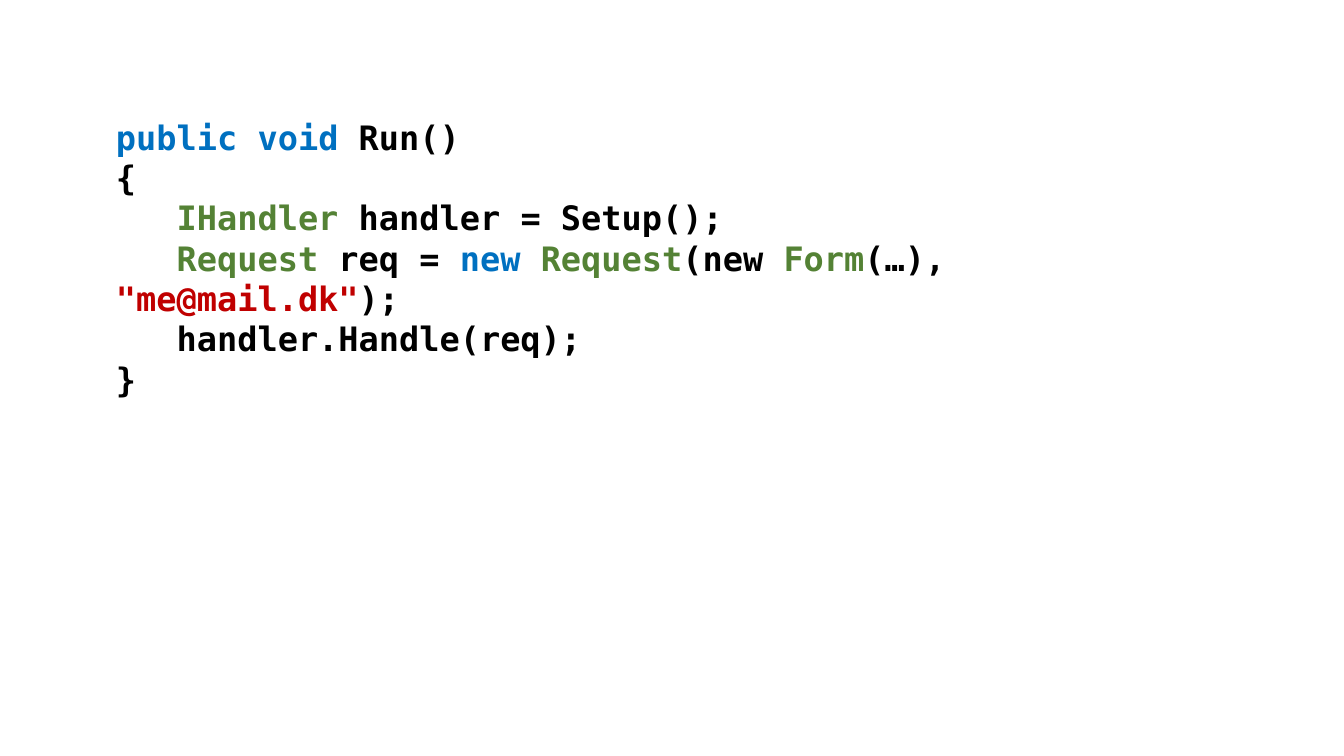
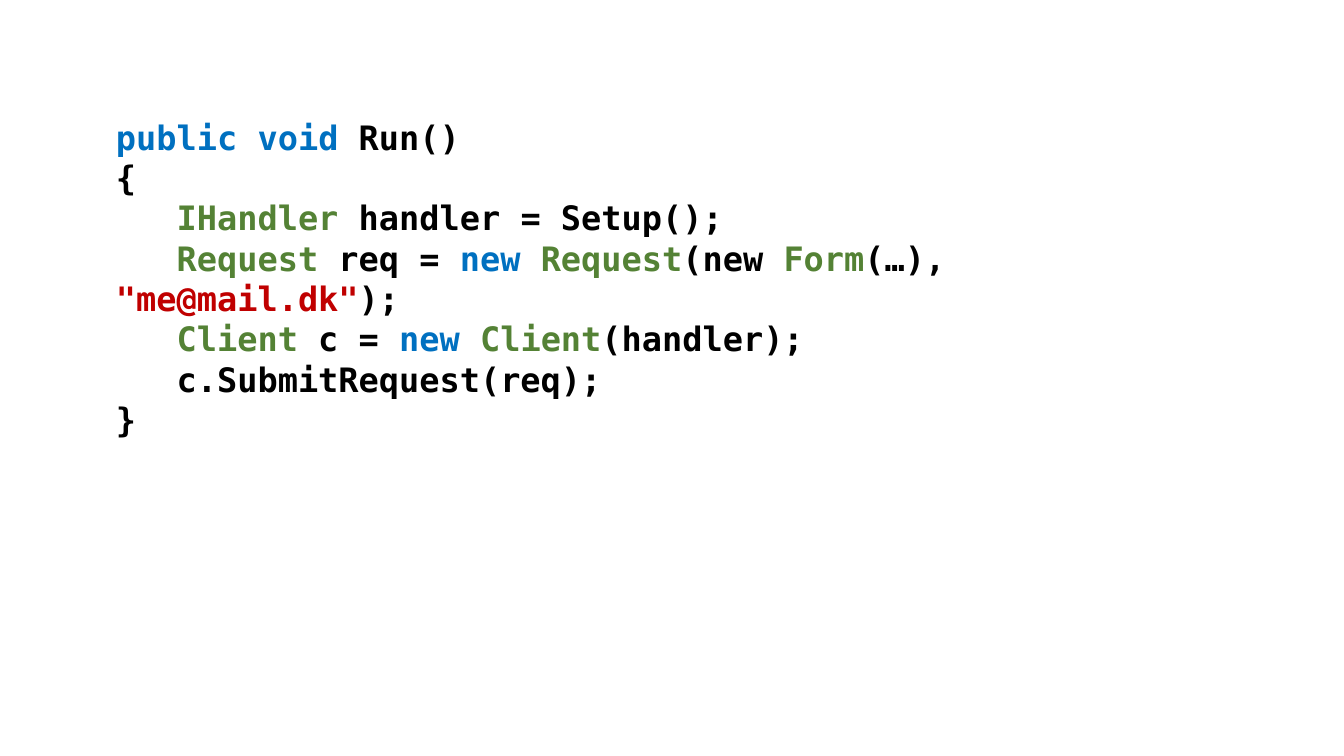
Before and after one commit to perl-easj/Teaching-materials, a slide deck: slide 23 of CSharpProgramming/Presentations/OOProgPartIII/ChainOfResponsibility.pptx (slide 22 before the commit). Drawn at 1344x756 pixels with LibreOffice and Linux fonts; fonts in the diff are those of the drawing. Boxes give left, top, right and bottom in pixels: in the first picture for what was removed or moved away, otherwise in the second. Text is boxed around its words. In the diff, an @@ line names an element or a change of style, - is before the commit and + after.

```diff
--- a/CSharpProgramming/Presentations/OOProgPartIII/ChainOfResponsibility.pptx
+++ b/CSharpProgramming/Presentations/OOProgPartIII/ChainOfResponsibility.pptx
@@ text at [177,324,804,399]: text changed @@
-handler.Handle(req);
+Client c = new Client(handler);
+c.SubmitRequest(req);
```
Also in this commit, not shown: 2 other slides changed, 1 slide added, 1 other file.
